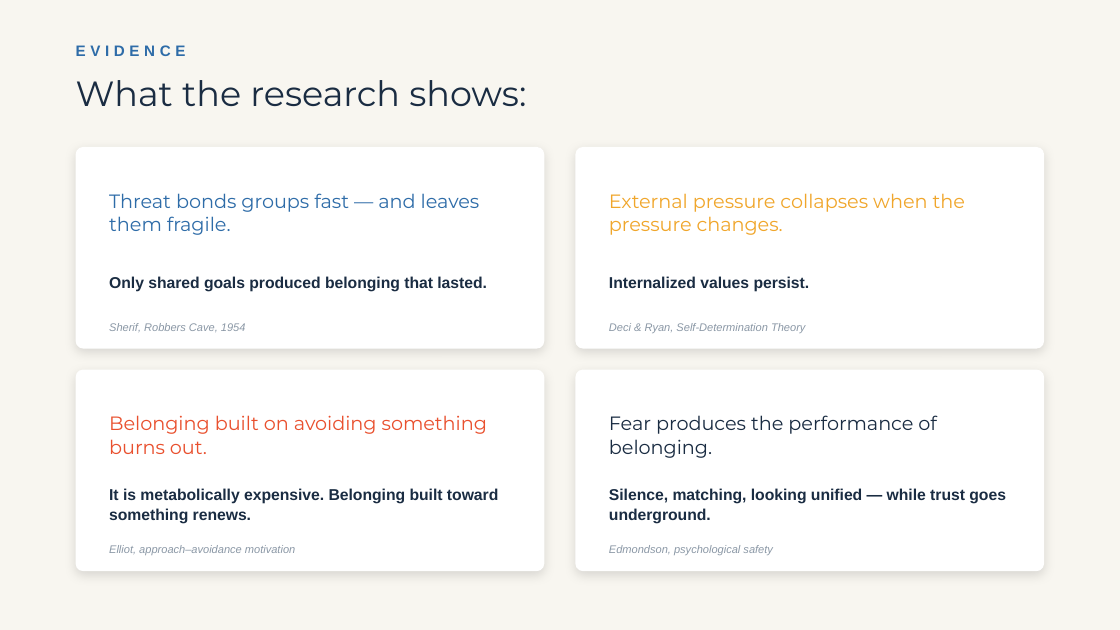
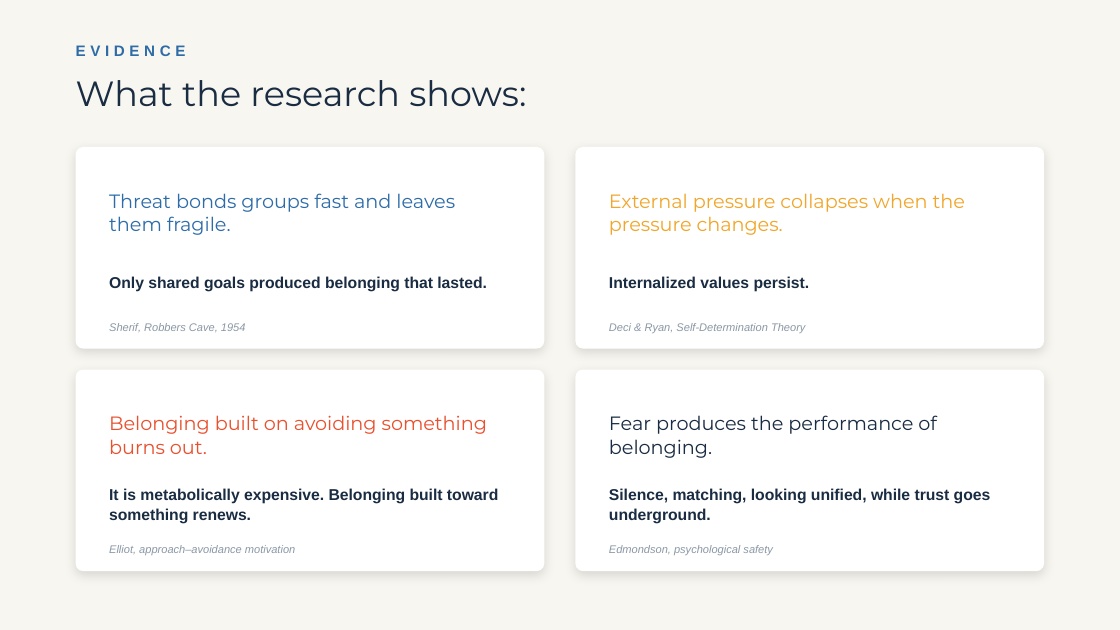
Before and after one commit to gaelin-sketch/belonging-assessment, a slide deck: slide 9 of slides/Session3_Anchored_Belonging_That_Survives_Change.pptx. Drawn at 1120x630 pixels with LibreOffice and Linux fonts; fonts in the diff are those of the drawing. Boxes give left, top, right and bottom in pixels: in the first picture for what was removed or moved away, otherwise in the second. Text is boxed around its words. In the diff, an @@ line names an element or a change of style, - is before the commit and + after.

```diff
--- a/slides/Session3_Anchored_Belonging_That_Survives_Change.pptx
+++ b/slides/Session3_Anchored_Belonging_That_Survives_Change.pptx
@@ text at (x1=109, y1=193, x2=455, y2=235): text changed @@
-Threat bonds groups fast — and leaves them fragile.
+Threat bonds groups fast and leaves them fragile.
@@ text at (x1=609, y1=488, x2=991, y2=524): text changed @@
-Silence, matching, looking unified — while trust goes underground.
+Silence, matching, looking unified, while trust goes underground.
```
Also in this commit, not shown: 11 other slides changed, 1 other file.
